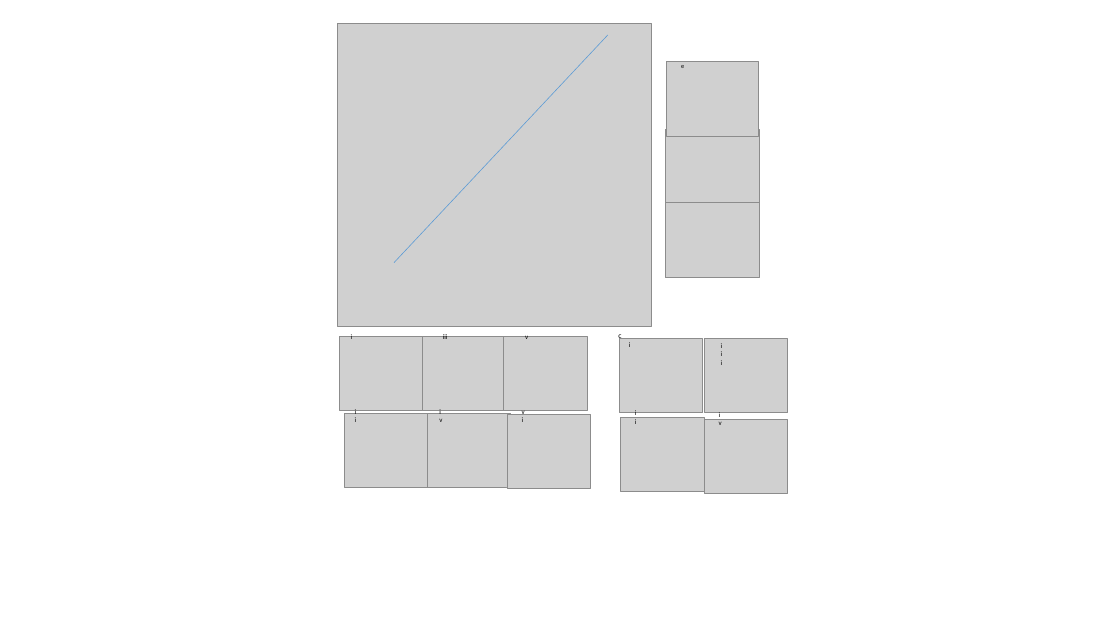
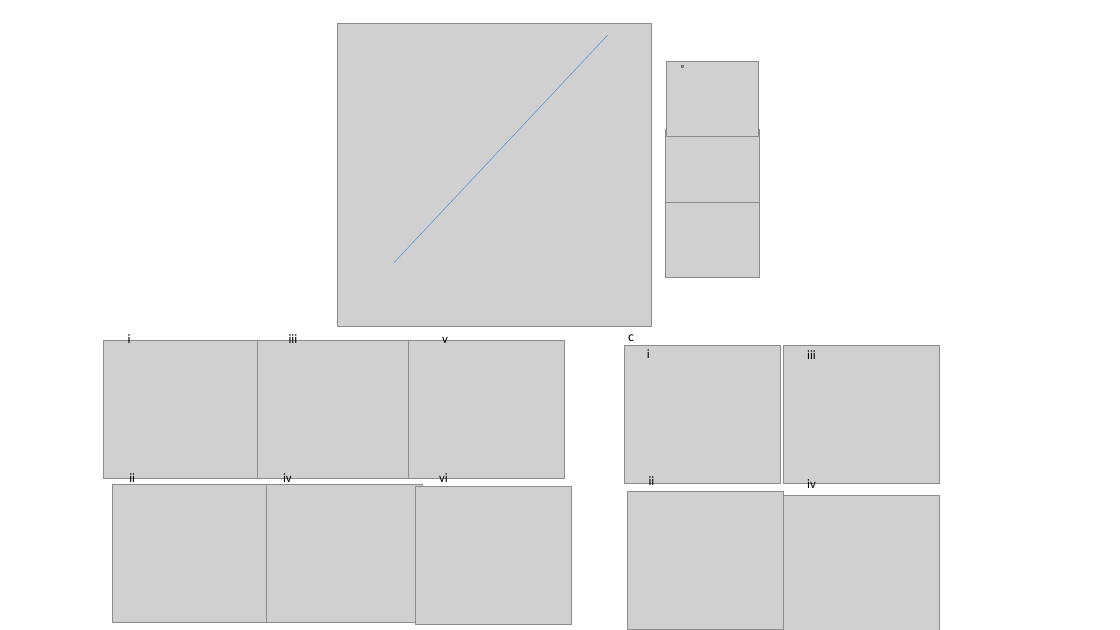
Before and after one commit to jamesrlawson/leaf_proteomics, a slide deck: slide 3 of docs/manuscripts/euc manuscript/figs/fig_panels_120418.pptx. Drawn at 1120x630 pixels with LibreOffice and Linux fonts; fonts in the diff are those of the drawing; grey boxes stand for pictures. Boxes give left, top, right and bottom in pixels: in the first picture for what was removed or moved away, otherwise in the second. Text is boxed around its words. In the diff, an @@ line names an element or a change of style, - is before the commit and + after.

```diff
--- a/docs/manuscripts/euc manuscript/figs/fig_panels_120418.pptx
+++ b/docs/manuscripts/euc manuscript/figs/fig_panels_120418.pptx
@@ text "i": place and size @@
-text "i" at bbox=[351, 333, 353, 339]
+text "i" at bbox=[128, 332, 131, 343]
@@ text "iii": place and size @@
-text "iii" at bbox=[443, 333, 448, 339]
+text "iii" at bbox=[289, 332, 298, 343]
@@ text "v": place and size @@
-text "v" at bbox=[525, 333, 528, 339]
+text "v" at bbox=[442, 332, 448, 343]
@@ text "c" at bbox=[628, 334, 634, 341]: size 6.4 to 12 pt @@
@@ picture removed at bbox=[339, 336, 423, 410] @@
@@ picture removed at bbox=[423, 336, 506, 410] @@
@@ picture removed at bbox=[503, 336, 586, 410] @@
@@ text "i": place and size @@
-text "i" at bbox=[629, 342, 631, 347]
+text "i" at bbox=[647, 349, 650, 358]
@@ text "iii": place and size @@
-text "iii" at bbox=[712, 338, 731, 371]
+text "iii" at bbox=[807, 350, 816, 359]
@@ picture removed at bbox=[344, 413, 428, 487] @@
@@ picture removed at bbox=[428, 413, 511, 487] @@
@@ picture removed at bbox=[507, 414, 591, 488] @@
@@ group removed at bbox=[619, 339, 788, 493]: 4 pictures @@
@@ size 5.9 to 11 pt in 10 elements at bbox=[647, 349, 650, 358], bbox=[442, 332, 448, 343], bbox=[649, 476, 655, 489], bbox=[807, 350, 816, 359], bbox=[289, 332, 298, 343], bbox=[439, 473, 448, 486], bbox=[807, 479, 816, 492], bbox=[128, 332, 131, 343], bbox=[283, 473, 292, 485], bbox=[129, 473, 135, 485] @@
@@ text "ii": place and size @@
-text "ii" at bbox=[350, 403, 363, 429]
+text "ii" at bbox=[129, 473, 135, 485]
@@ text "iv": place and size @@
-text "iv" at bbox=[432, 403, 448, 429]
+text "iv" at bbox=[283, 473, 292, 485]
@@ text "vi": place and size @@
-text "vi" at bbox=[515, 403, 530, 429]
+text "vi" at bbox=[439, 473, 448, 486]
@@ text "ii": place and size @@
-text "ii" at bbox=[628, 405, 644, 430]
+text "ii" at bbox=[649, 476, 655, 489]
@@ text "iv": place and size @@
-text "iv" at bbox=[712, 407, 727, 432]
+text "iv" at bbox=[807, 479, 816, 492]
@@ group added at bbox=[103, 341, 572, 624]: 6 pictures @@
@@ group added at bbox=[625, 345, 940, 630]: 4 pictures @@
```
Also in this commit, not shown: 1 other file.
